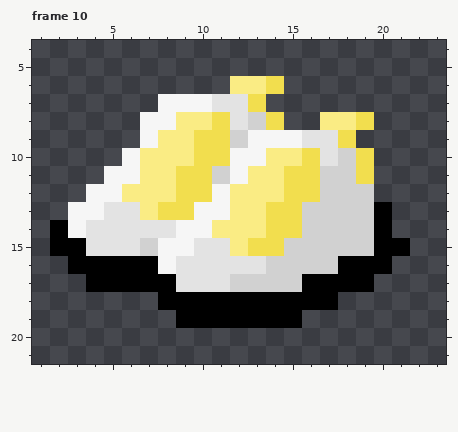
Pixel-art file, stored at Assets/Resources/aseprite/items.aseprite. That is the earlier state.
24x24 pixels, 25 frames. Colours within 5 levels of each other are drawn and written as one. Shown: frame 10: x 1..23, y 4..21. The commit also changed other frames, which this record leaves out.
New version:
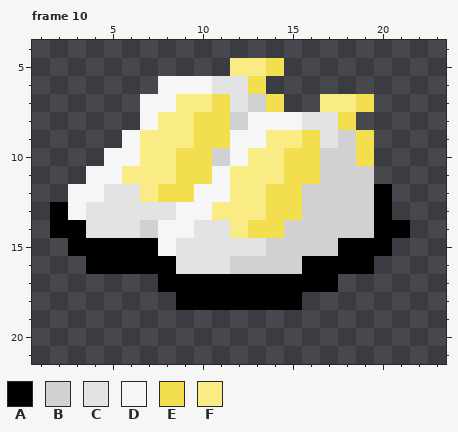
Palette (. is transparent): A #000000  B #d1d1d1  C #e3e3e3  D #f6f6f6  E #f2de4e  F #faec84
Message: (#69.1) UI_Inventory leg sprites + started items
Edits made:
{"where": "frame 10, layers \"item/item 2\", \"item/item\""}
{"frame":10,"y":5,"x":12,"old":"...","new":"FFE"}
{"frame":10,"y":6,"x":8,"old":"....FFE","new":"DDDCCE."}
{"frame":10,"y":7,"x":7,"old":".","new":"D"}
{"frame":10,"y":7,"x":9,"old":"DDC","new":"FFE"}
{"frame":10,"y":7,"x":13,"old":"E.","new":"BE"}
{"frame":10,"y":7,"x":17,"old":"...","new":"FFE"}
{"frame":10,"y":8,"x":8,"old":"D","new":"F"}
{"frame":10,"y":8,"x":10,"old":"F","new":"E"}
{"frame":10,"y":8,"x":12,"old":"CBE..FFE","new":"BDDDCCE."}
{"frame":10,"y":9,"x":6,"old":".D","new":"DF"}
{"frame":10,"y":9,"x":12,"old":"B","new":"D"}
{"frame":10,"y":9,"x":14,"old":"DDC","new":"FFE"}
{"frame":10,"y":9,"x":18,"old":"E.","new":"BE"}
{"frame":10,"y":10,"x":5,"old":".","new":"D"}
{"frame":10,"y":10,"x":9,"old":"F","new":"E"}
{"frame":10,"y":10,"x":11,"old":"E","new":"B"}
{"frame":10,"y":10,"x":13,"old":"D","new":"F"}
{"frame":10,"y":10,"x":15,"old":"F","new":"E"}
{"frame":10,"y":10,"x":17,"old":"C","new":"B"}
{"frame":10,"y":11,"x":4,"old":".","new":"D"}
{"frame":10,"y":11,"x":6,"old":"D","new":"F"}
{"frame":10,"y":11,"x":11,"old":"BD","new":"DF"}
{"frame":10,"y":11,"x":19,"old":"E","new":"B"}
{"frame":10,"y":12,"x":3,"old":".","new":"D"}
{"frame":10,"y":12,"x":5,"old":"DF","new":"CC"}
{"frame":10,"y":12,"x":8,"old":"F","new":"E"}
{"frame":10,"y":12,"x":10,"old":"E","new":"D"}
{"frame":10,"y":12,"x":14,"old":"F","new":"E"}
{"frame":10,"y":12,"x":16,"old":"E","new":"B"}
{"frame":10,"y":12,"x":20,"old":".","new":"A"}
{"frame":10,"y":13,"x":2,"old":".","new":"A"}
{"frame":10,"y":13,"x":4,"old":"D","new":"C"}
{"frame":10,"y":13,"x":7,"old":"FEE","new":"CCD"}
{"frame":10,"y":13,"x":11,"old":"D","new":"F"}
{"frame":10,"y":14,"x":3,"old":"D","new":"A"}
{"frame":10,"y":14,"x":7,"old":"CC","new":"BD"}
{"frame":10,"y":14,"x":10,"old":"DF","new":"CC"}
{"frame":10,"y":14,"x":13,"old":"F","new":"E"}
{"frame":10,"y":14,"x":15,"old":"E","new":"B"}
{"frame":10,"y":14,"x":21,"old":".","new":"A"}
{"frame":10,"y":15,"x":2,"old":"A","new":"."}
{"frame":10,"y":15,"x":4,"old":"CCCB","new":"AAAA"}
{"frame":10,"y":15,"x":9,"old":"D","new":"C"}
{"frame":10,"y":15,"x":12,"old":"FEE","new":"CCB"}
{"frame":10,"y":15,"x":18,"old":"BB","new":"AA"}
{"frame":10,"y":15,"x":21,"old":"A","new":"."}
{"frame":10,"y":16,"x":3,"old":"A","new":"."}
{"frame":10,"y":16,"x":8,"old":"D","new":"A"}
{"frame":10,"y":16,"x":12,"old":"CC","new":"BB"}
{"frame":10,"y":16,"x":16,"old":"BB","new":"AA"}
{"frame":10,"y":16,"x":20,"old":"A","new":"."}
{"frame":10,"y":17,"x":4,"old":"AAAA","new":"...."}
{"frame":10,"y":17,"x":9,"old":"CCCBBBB","new":"AAAAAAA"}
{"frame":10,"y":17,"x":18,"old":"AA","new":".."}
{"frame":10,"y":18,"x":8,"old":"A","new":"."}
{"frame":10,"y":18,"x":16,"old":"AA","new":".."}
{"frame":10,"y":19,"x":9,"old":"AAAAAAA","new":"......."}
{"label":"changed","picture_box":[50,58,410,328]}
